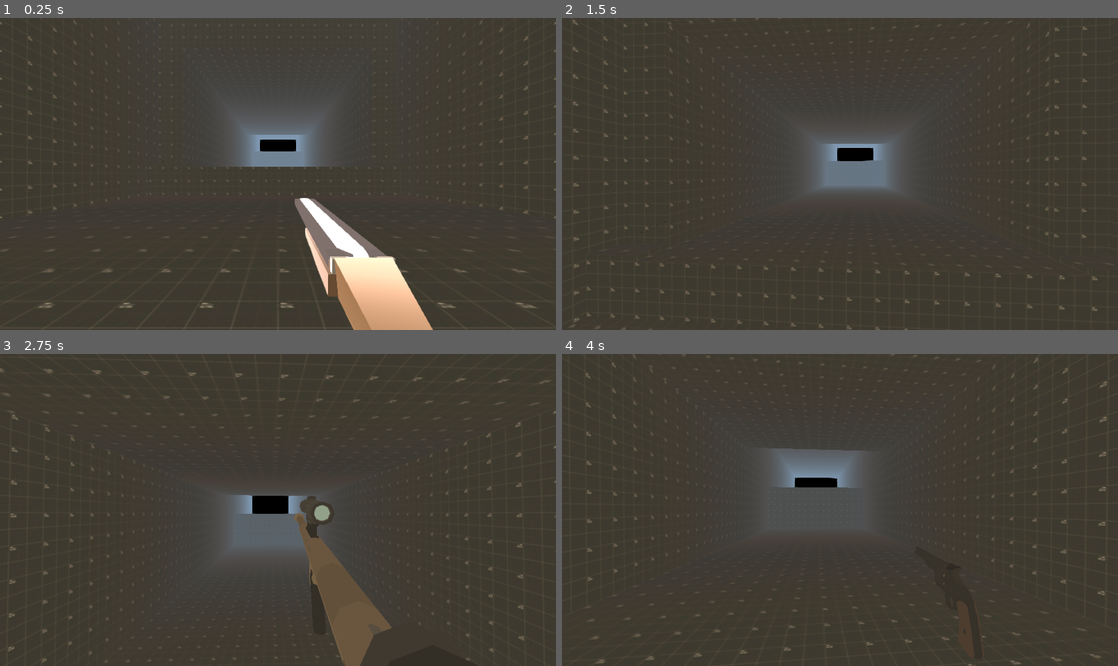
Above: before the commit, frames 1-4 (two rows, left to right).
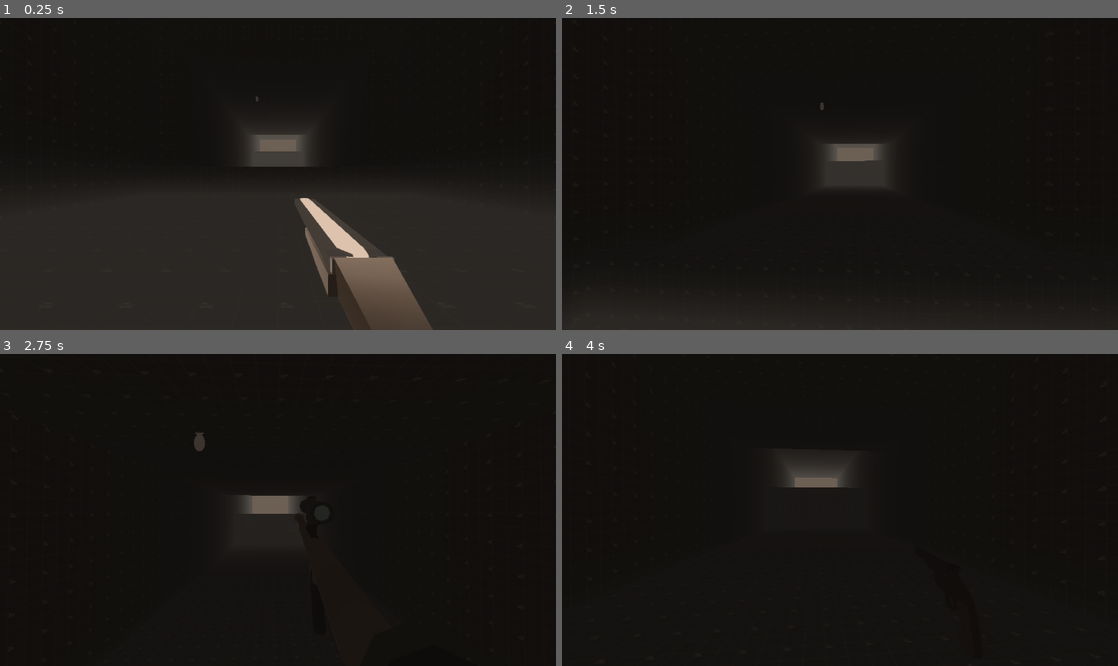
Above: after the commit, the same moments.

Repository: Loading64/Unrealimist
Game: Godot game, scene res://LVL1.tscn
Two runs of this game, one before a commit and one after it. Both use one fixed random seed, a clock stepped at 60 frames per second and the inputs below.
Inputs (mouse positions are in pixels of both pictures, inside the frame that each line leads up to):
- Up to frame 1 (0.25 s): no input
- Up to frame 2 (1.5 s): tap Enter at 0.5 s; move the mouse to (867, 174) at 0.52 s; hold Middle mouse button (Dash) 0.53-1.28 s; hold W (move_forward) from 0.53 s (still down); tap Space (jump) at 0.77 s; move the mouse to (812, 174) at 1.27 s; tap 5 (Explosive_Select) at 1.35 s
- Up to frame 3 (2.75 s): keep holding W (move_forward); tap Space (jump) at 1.52 s; move the mouse to (289, 503) at 2.02 s; tap 6 (Long_Range_Select) at 2.1 s
- Up to frame 4 (4 s): keep holding W (move_forward); move the mouse to (834, 516) at 2.77 s; tap 1 (Melee_Select) at 2.85 s; tap Space (jump) at 3.02, 3.77 s; move the mouse to (878, 513) at 3.52 s; tap 2 (Pistol_Select) at 3.6 s

The runs differ from the first frame. In frame 1, 67% of the frame differs, in the area x 0-100%, y 0-100%; in frame 2, 97%; in frame 3, 100%; in frame 4, 100%.

Commit message:
Skybox changes and LVL Transition

Diff:
--- a/KinematicBody.gd
+++ b/KinematicBody.gd
@@ -67,6 +67,7 @@
 		r.cast_to.y = rand_range(spread, -spread)
 	Input.set_mouse_mode(Input.MOUSE_MODE_CAPTURED)
 
+#
 func _wallrun():
 	if Input.is_action_pressed("jump"):
 		if Input.is_action_pressed("move_right") or Input.is_action_pressed("move_left"):
@@ -101,6 +102,7 @@
 			print("Revolver equipped")
 			damage = 200
 			$Head/HandLoc/Revolver.visible = true
+			spread = 20
 		weapon_state.SHOTGUN:
 			print("Shotgun equipped")
 			damage = 30
@@ -110,6 +112,7 @@
 			print("Rifle equipped")
 			damage = 50
 			$"Head/HandLoc/Mas38".visible = true
+			spread = 50
 		weapon_state.EXPLOSIVE:
 			print("Explosive equipped")
 			damage = 70
@@ -142,6 +145,7 @@
 						print("Assualthit")
 			anim_player.play("AssualtFire")
 			magazine_ammo -= 1
+
 func _fire_revolver():
 	if Input.is_action_pressed("Primary_fire") and revolver_cylinder >= 1:
 		if not anim_player.is_playing():
@@ -154,6 +158,7 @@
 						print("RevolverHit")
 			anim_player.play("Revolver Fire")
 			revolver_cylinder -= 1
+
 func _reload_shotgun():
 	if Input.is_action_just_pressed("Reload"):
 		if not anim_player.is_playing():
--- /dev/null
+++ b/LVL1.gd
@@ -0,0 +1,24 @@
+extends Spatial
+
+
+# Declare member variables here. Examples:
+# var a = 2
+# var b = "text"
+
+
+# Called when the node enters the scene tree for the first time.
+func _ready():
+	pass # Replace with function body.
+
+
+# Called every frame. 'delta' is the elapsed time since the previous frame.
+#func _process(delta):
+#	pass
+
+
+func _on_Area_body_entered(body):
+	if body.name == "KinematicBody":
+		print("Change Level")
+		get_tree().change_scene("res://LVL2.tscn")
+
+	pass # Replace with function body.
--- a/LVL1.tscn
+++ b/LVL1.tscn
@@ -1,25 +1,39 @@
-[gd_scene load_steps=6 format=2]
+[gd_scene load_steps=9 format=2]
 
 [ext_resource path="res://movementcamera.tscn" type="PackedScene" id=1]
+[ext_resource path="res://stolzersondoubledeuce.tscn" type="PackedScene" id=2]
 [ext_resource path="res://DarkGreyGridTexture.tres" type="Material" id=3]
 [ext_resource path="res://Badguy.tscn" type="PackedScene" id=4]
-
-[sub_resource type="ProceduralSky" id=1]
-
-[sub_resource type="Environment" id=2]
-background_mode = 4
-background_sky = SubResource( 1 )
-background_color = Color( 0.482353, 0.423529, 0.423529, 1 )
-background_energy = 5.56
-background_canvas_max_layer = 2
-ambient_light_color = Color( 0.65625, 0.595536, 0.47168, 1 )
-ambient_light_energy = 1.53
-ambient_light_sky_contribution = 0.44
+[ext_resource path="res://lightbutgood.gltf" type="PackedScene" id=5]
+[ext_resource path="res://LVL1.gd" type="Script" id=6]
+
+[sub_resource type="Environment" id=1]
+background_mode = 1
+background_sky_custom_fov = 40.8
+background_color = Color( 0.411765, 0.360784, 0.317647, 1 )
+background_energy = 3.64
+ambient_light_color = Color( 0.203922, 0.176471, 0.156863, 1 )
 fog_enabled = true
-fog_sun_color = Color( 1, 0.901961, 0.701961, 1 )
-fog_sun_amount = 0.03
+fog_color = Color( 0.329412, 0.309804, 0.286275, 1 )
+fog_sun_color = Color( 0.631373, 0.568627, 0.372549, 1 )
+fog_sun_amount = 0.1
+fog_depth_curve = 1.51572
+fog_height_enabled = true
+fog_height_min = 5.0
+fog_height_max = -3.0
+fog_height_curve = 1.68179
+dof_blur_far_distance = 312.32
+glow_enabled = true
+glow_intensity = 1.24
+glow_bloom = 0.1
+glow_bicubic_upscale = true
+adjustment_enabled = true
+
+[sub_resource type="BoxShape" id=2]
+extents = Vector3( 0.2, 0.2, 0.3 )
 
 [node name="LVL1" type="Spatial"]
+script = ExtResource( 6 )
 
 [node name="CSGCombiner" type="CSGCombiner" parent="."]
 transform = Transform( 2, 0, 0, 0, 2, 0, 0, 0, 2, 0, 0, 0 )
@@ -68,7 +82,7 @@
 material = ExtResource( 3 )
 
 [node name="BIG CUBE8" type="CSGBox" parent="CSGCombiner"]
-transform = Transform( 0.5, 0, 0, 0, 0.5, 0, 0, 0, 0.5, 1, 4.2, -78.9 )
+transform = Transform( 0.5, 0, 0, 0, 0.5, 0, 0, 0, 0.5, 0.990627, 4.15776, -79.0267 )
 width = 202.0
 height = 96.0
 depth = 286.0
@@ -106,6 +120,22 @@
 depth = 37.4
 material = ExtResource( 3 )
 
+[node name="Remover8" type="CSGBox" parent="CSGCombiner"]
+transform = Transform( 0.5, 0, 0, 0, 0.5, 0, 0, 0, 0.5, 0.25, 10.9, -99.8 )
+operation = 2
+width = 10.0
+height = 22.0
+depth = 76.0
+material = ExtResource( 3 )
+
+[node name="Remover9" type="CSGBox" parent="CSGCombiner"]
+transform = Transform( 0.5, 0, 0, 0, -2.18557e-08, -0.5, 0, 0.5, -2.18557e-08, 0.25, 8.45, -114.1 )
+operation = 2
+width = 15.0
+height = 16.0
+depth = 76.0
+material = ExtResource( 3 )
+
 [node name="Remover5" type="CSGBox" parent="CSGCombiner"]
 transform = Transform( 0.5, 0, 0, 0, 0.5, 0, 0, 0, 0.5, -0.1, 2.9, -49 )
 operation = 2
@@ -122,6 +152,17 @@
 depth = 60.0
 material = ExtResource( 3 )
 
+[node name="Remover7" type="CSGBox" parent="CSGCombiner"]
+transform = Transform( 7.45058e-09, 0, -0.25, 0, 0.25, 0, 0.25, 0, 7.45058e-09, 12.85, 1.85, -50 )
+operation = 2
+width = 16.4
+height = 8.0
+depth = 72.0
+material = ExtResource( 3 )
+
+[node name="stolzersondoubledeuce" parent="CSGCombiner/Remover7" instance=ExtResource( 2 )]
+transform = Transform( 0.707107, 0, -0.707107, 0, 1, 0, 0.707107, 0, 0.707107, 0, 0, -8 )
+
 [node name="KinematicBody" parent="." instance=ExtResource( 1 )]
 transform = Transform( 1, 0, 0, 0, 1, 0, 0, 0, 1, 0, 1, 5 )
 
@@ -160,6 +201,17 @@
 transform = Transform( 1, 0, 0, 0, 1, 0, 0, 0, 1, 6.1922, 9.71354, -128.832 )
 
 [node name="WorldEnvironment" type="WorldEnvironment" parent="."]
-environment = SubResource( 2 )
+environment = SubResource( 1 )
+
+[node name="lightbutgood" parent="." instance=ExtResource( 5 )]
+transform = Transform( 0.24, 0, 0, 0, 0.224, 0, 0, 0, 0.1, -2.85487, 11.98, -26.4703 )
+
+[node name="Area" type="Area" parent="."]
+transform = Transform( 59.829, 0, 0, 0, -9.9531e-07, -22.77, 0, 53.46, -2.33681e-06, -0.2, -13.7, -230.5 )
+
+[node name="CollisionShape" type="CollisionShape" parent="Area"]
+shape = SubResource( 2 )
 
 [connection signal="timeout" from="KinematicBody/Timer" to="KinematicBody" method="_on_Timer_timeout"]
+[connection signal="area_entered" from="Area" to="." method="_on_Area_area_entered"]
+[connection signal="body_entered" from="Area" to="." method="_on_Area_body_entered"]
--- /dev/null
+++ b/LVL2.tscn
@@ -0,0 +1,87 @@
+[gd_scene load_steps=4 format=2]
+
+[ext_resource path="res://movementcamera.tscn" type="PackedScene" id=1]
+[ext_resource path="res://DarkGreyGridTexture.tres" type="Material" id=2]
+
+[sub_resource type="Environment" id=1]
+background_mode = 1
+background_sky_custom_fov = 40.8
+background_color = Color( 0.439216, 0.564706, 0.564706, 1 )
+background_energy = 3.64
+ambient_light_color = Color( 0.839216, 0.843137, 0.713726, 1 )
+ambient_light_energy = 0.7
+ambient_light_sky_contribution = 0.19
+fog_enabled = true
+fog_color = Color( 0.435294, 0.435294, 0.435294, 1 )
+fog_sun_color = Color( 0.988235, 0.898039, 0.439216, 1 )
+fog_sun_amount = 0.16
+fog_depth_enabled = false
+fog_depth_begin = 0.0
+fog_depth_end = 0.0
+fog_depth_curve = 0.659755
+fog_transmit_curve = 1.36604
+fog_height_enabled = true
+fog_height_max = 25.0
+fog_height_curve = 0.535886
+dof_blur_far_distance = 312.32
+glow_enabled = true
+glow_intensity = 1.24
+glow_bloom = 0.1
+glow_bicubic_upscale = true
+adjustment_enabled = true
+
+[node name="Spatial" type="Spatial"]
+
+[node name="KinematicBody" parent="." instance=ExtResource( 1 )]
+transform = Transform( -4.37114e-08, 0, -1, 0, 0.7, 0, 1, 0, -4.37114e-08, 0, 129.436, 0 )
+
+[node name="WorldEnvironment" type="WorldEnvironment" parent="."]
+environment = SubResource( 1 )
+
+[node name="CSGBox3" type="CSGBox" parent="."]
+transform = Transform( -3.40949e-08, 0, 11, 0, 36.38, 0, -0.78, 0, -4.80825e-07, -2.01604, 74.5025, 8.34527 )
+use_collision = true
+width = 11.0
+height = 4.0
+depth = 1.6
+material = ExtResource( 2 )
+
+[node name="CSGBox4" type="CSGBox" parent="."]
+transform = Transform( 0.78, 0, 0, 0, 36.38, 0, 0, 0, 11, -11.016, 74.5025, 1.34527 )
+use_collision = true
+width = 11.0
+height = 4.0
+depth = 1.6
+material = ExtResource( 2 )
+
+[node name="CSGBox6" type="CSGBox" parent="."]
+transform = Transform( -3.40949e-08, 0, 11, 0, 36.38, 0, -0.78, 0, -4.80825e-07, -2.01604, 74.5025, -7.65473 )
+use_collision = true
+width = 11.0
+height = 4.0
+depth = 1.6
+material = ExtResource( 2 )
+
+[node name="CSGBox7" type="CSGBox" parent="."]
+transform = Transform( 0.78, 0, 0, 0, 36.38, 0, 0, 0, 11, 7.98396, 110.503, 0.345274 )
+use_collision = true
+width = 11.0
+height = 4.0
+depth = 1.6
+material = ExtResource( 2 )
+
+[node name="CSGBox" type="CSGBox" parent="."]
+transform = Transform( 1, 0, 0, 0, 1, 0, 0, 0, 1, 19.584, 0.902537, 0.0452733 )
+use_collision = true
+width = 58.0
+height = 4.0
+depth = 11.0
+material = ExtResource( 2 )
+
+[node name="CSGBox2" type="CSGBox" parent="."]
+transform = Transform( 1, 0, 0, 0, 1, 0, 0, 0, 1, -4.41604, 149.903, 0.0452733 )
+use_collision = true
+width = 24.0
+height = 0.002
+depth = 22.0
+material = ExtResource( 2 )
--- /dev/null
+++ b/lightbutgood.tscn
@@ -0,0 +1,9 @@
+[gd_scene load_steps=2 format=2]
+
+[ext_resource path="res://lightbutgood.gltf" type="PackedScene" id=1]
+
+[node name="lightbutgood" instance=ExtResource( 1 )]
+
+[node name="OmniLight" type="OmniLight" parent="." index="3"]
+transform = Transform( 1, 0, 0, 0, 1, 0, 0, 0, 1, 0, 2.2, 0 )
+omni_range = 16.9
Not shown, added: lightbutgood.gltf
Not shown, added: lightbutgood.gltf.import
Binary file removed: mrreddiexburg.png
Binary file added: pano.png
Not shown, changed: pano.png.import
